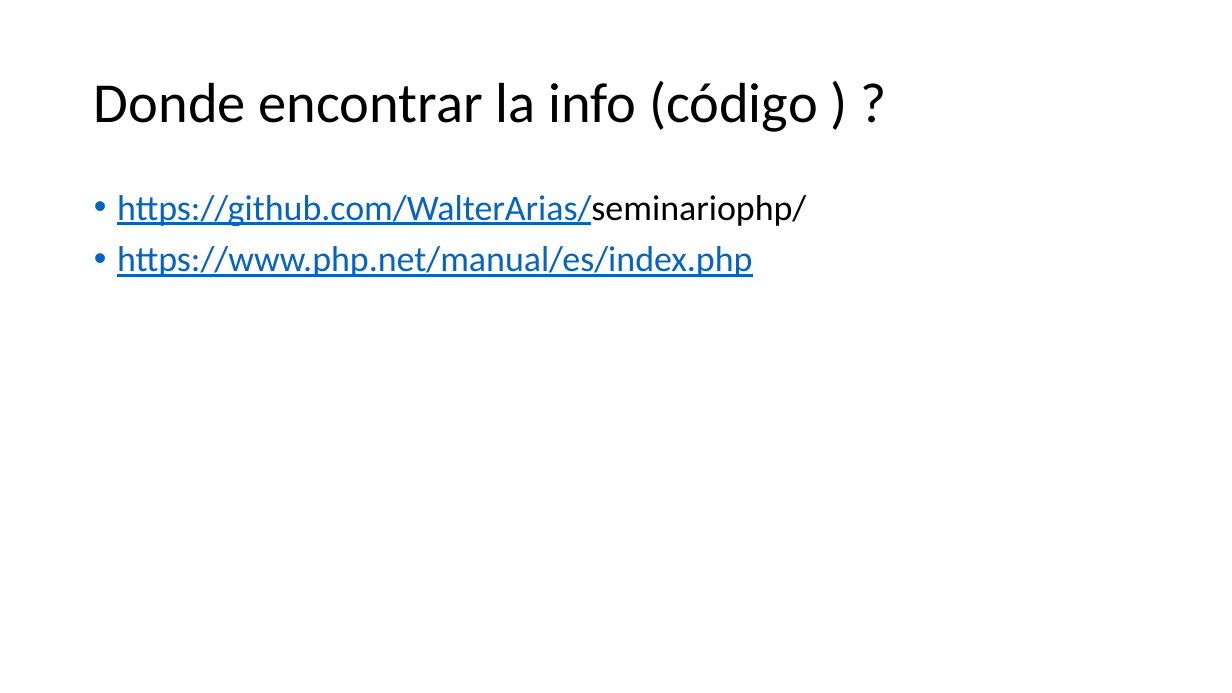
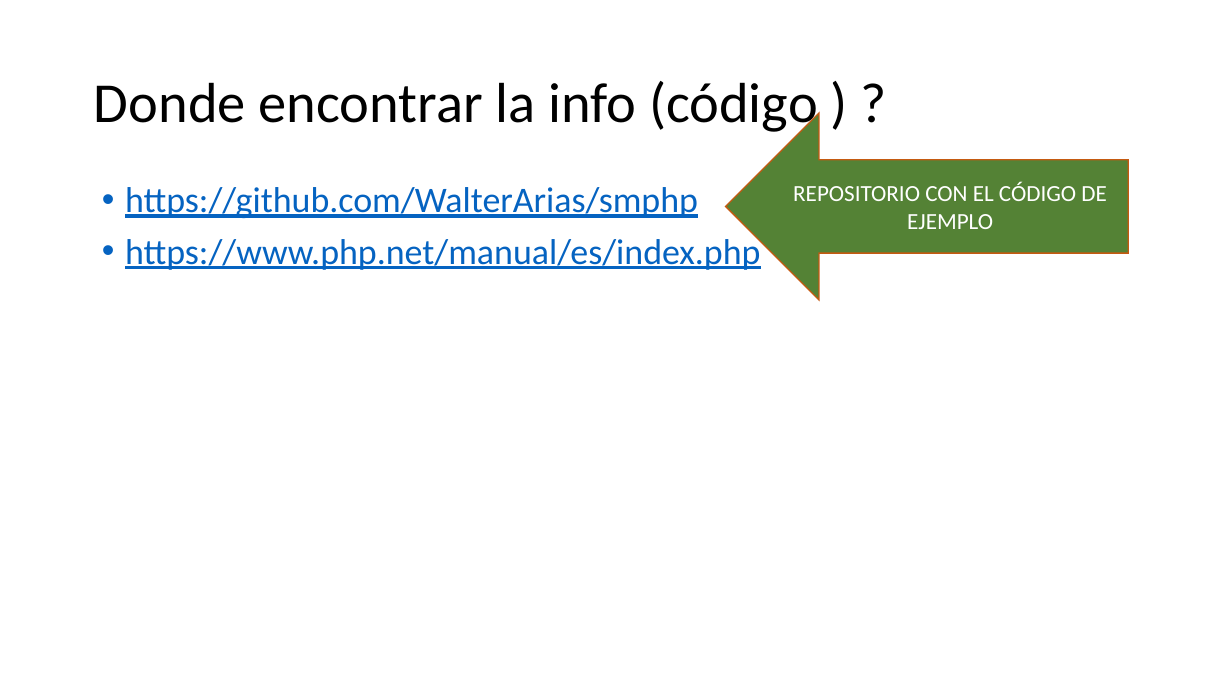
Before and after one commit to WalterArias/smphp, a slide deck: slide 6 of sesion1/teoria/Marco de Trabajo clase 1.pptx. Drawn at 1232x693 pixels with LibreOffice and Linux fonts; fonts in the diff are those of the drawing. Boxes give left, top, right and bottom in pixels: in the first picture for what was removed or moved away, otherwise in the second. Text is boxed around its words. In the diff, an @@ line names an element or a change of style, - is before the commit and + after.

Commit message:
PRESENTACION

```diff
--- a/sesion1/teoria/Marco de Trabajo clase 1.pptx
+++ b/sesion1/teoria/Marco de Trabajo clase 1.pptx
@@ left arrow added at (x1=726, y1=113, x2=1128, y2=299), fill #548235, outline #C55A11 1 pt, 18 pt, text #FFFFFF @@
+REPOSITORIO CON EL CÓDIGO DE EJEMPLO
@@ text "https://github.com/WalterArias/smphp" moved from (x1=117, y1=195, x2=806, y2=277) to (x1=125, y1=187, x2=761, y2=270) @@
@@ text at (x1=125, y1=187, x2=698, y2=218): text changed @@
-• https://github.com/WalterArias/seminariophp/
+• https://github.com/WalterArias/smphp
```
Also in this commit, not shown: 1 other slide changed.
